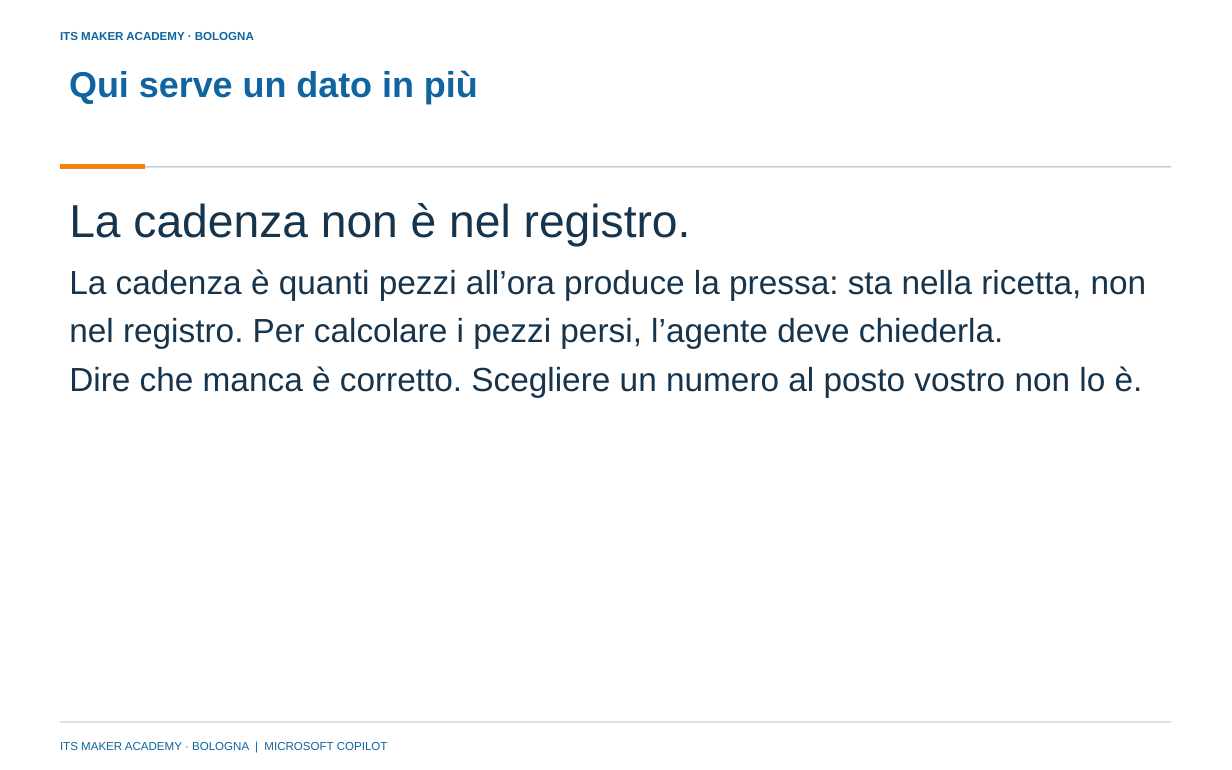
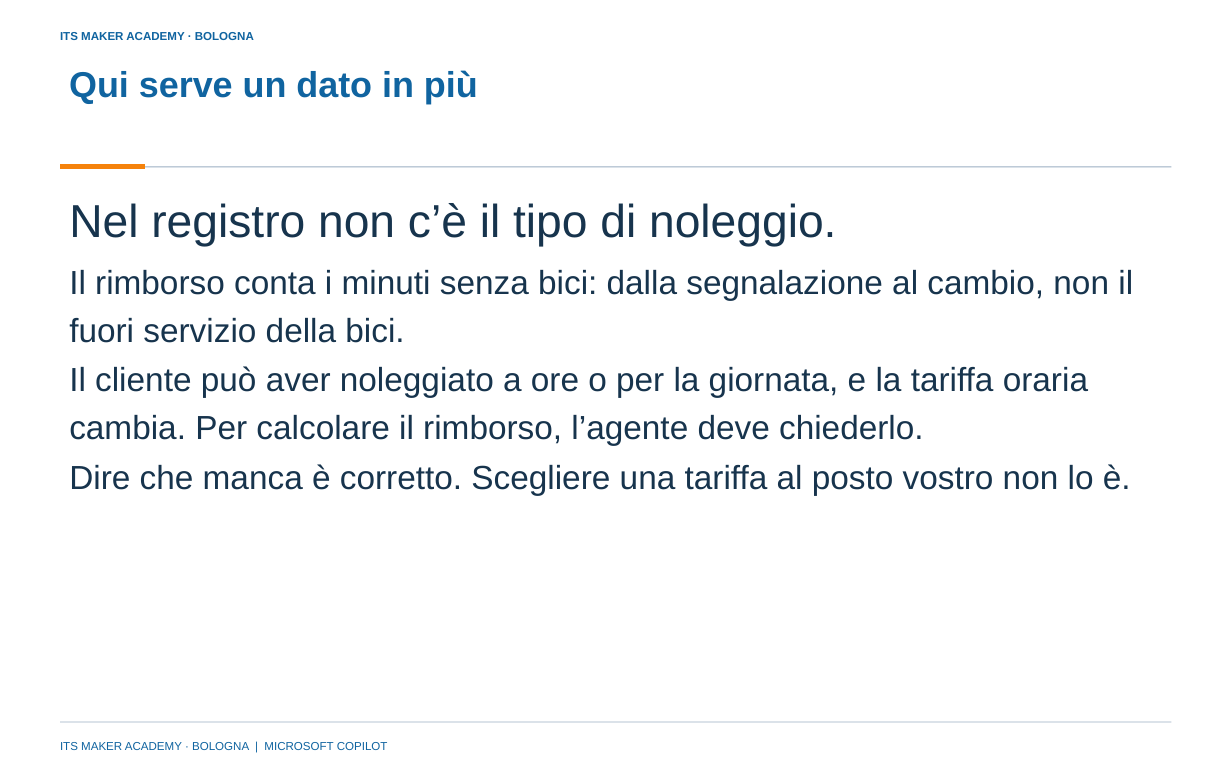
Before and after one commit to franzo9393/ITSCorso_UnslothStudio-Git, a slide deck: slide 21 of lezione 4 - reti neurali e agenti con orchestrazione/Lezione4_Reti_neurali_e_agenti_con_orchestrazione_ITS_MAKER.pptx. Drawn at 1232x770 pixels with LibreOffice and Linux fonts; fonts in the diff are those of the drawing; background and template pictures are left out. Boxes give left, top, right and bottom in pixels: in the first picture for what was removed or moved away, otherwise in the second. Text is boxed around its words. In the diff, an @@ line names an element or a change of style, - is before the commit and + after.

Commit message:
Lezione 4: tolta la pressa P03; caso Ruota Libera (noleggio di biciclette), dimostrazione sulla pizzeria, slide 12-32 e materiali rigenerati

```diff
--- a/lezione 4 - reti neurali e agenti con orchestrazione/Lezione4_Reti_neurali_e_agenti_con_orchestrazione_ITS_MAKER.pptx
+++ b/lezione 4 - reti neurali e agenti con orchestrazione/Lezione4_Reti_neurali_e_agenti_con_orchestrazione_ITS_MAKER.pptx
@@ text at [69, 203, 836, 247]: text changed @@
-La cadenza non è nel registro.
+Nel registro non c’è il tipo di noleggio.
@@ text at [69, 269, 1133, 343]: text changed @@
-La cadenza è quanti pezzi all’ora produce la pressa: sta nella ricetta, non nel registro. Per calcolare i pezzi persi, l’agente deve chiederla.
+Il rimborso conta i minuti senza bici: dalla segnalazione al cambio, non il fuori servizio della bici.
@@ text added at [69, 366, 1088, 446], 26 pt, text #17344D @@
+Il cliente può aver noleggiato a ore o per la giornata, e la tariffa oraria cambia. Per calcolare il rimborso, l’agente deve chiederlo.
@@ text at [69, 464, 1131, 495]: text changed @@
-Dire che manca è corretto. Scegliere un numero al posto vostro non lo è.
+Dire che manca è corretto. Scegliere una tariffa al posto vostro non lo è.
```
Also in this commit, not shown: 11 other slides changed, 34 other files.
